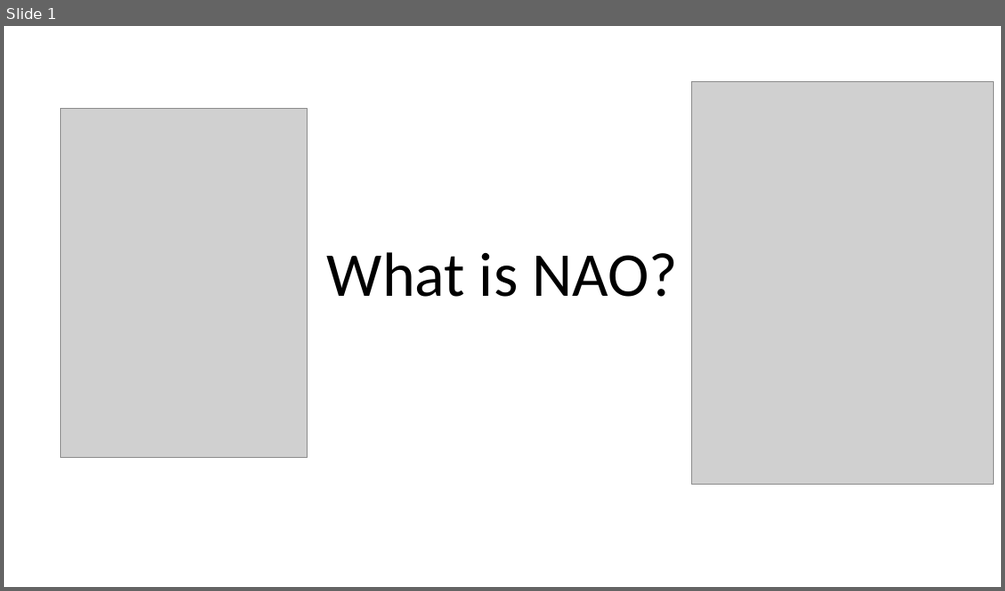
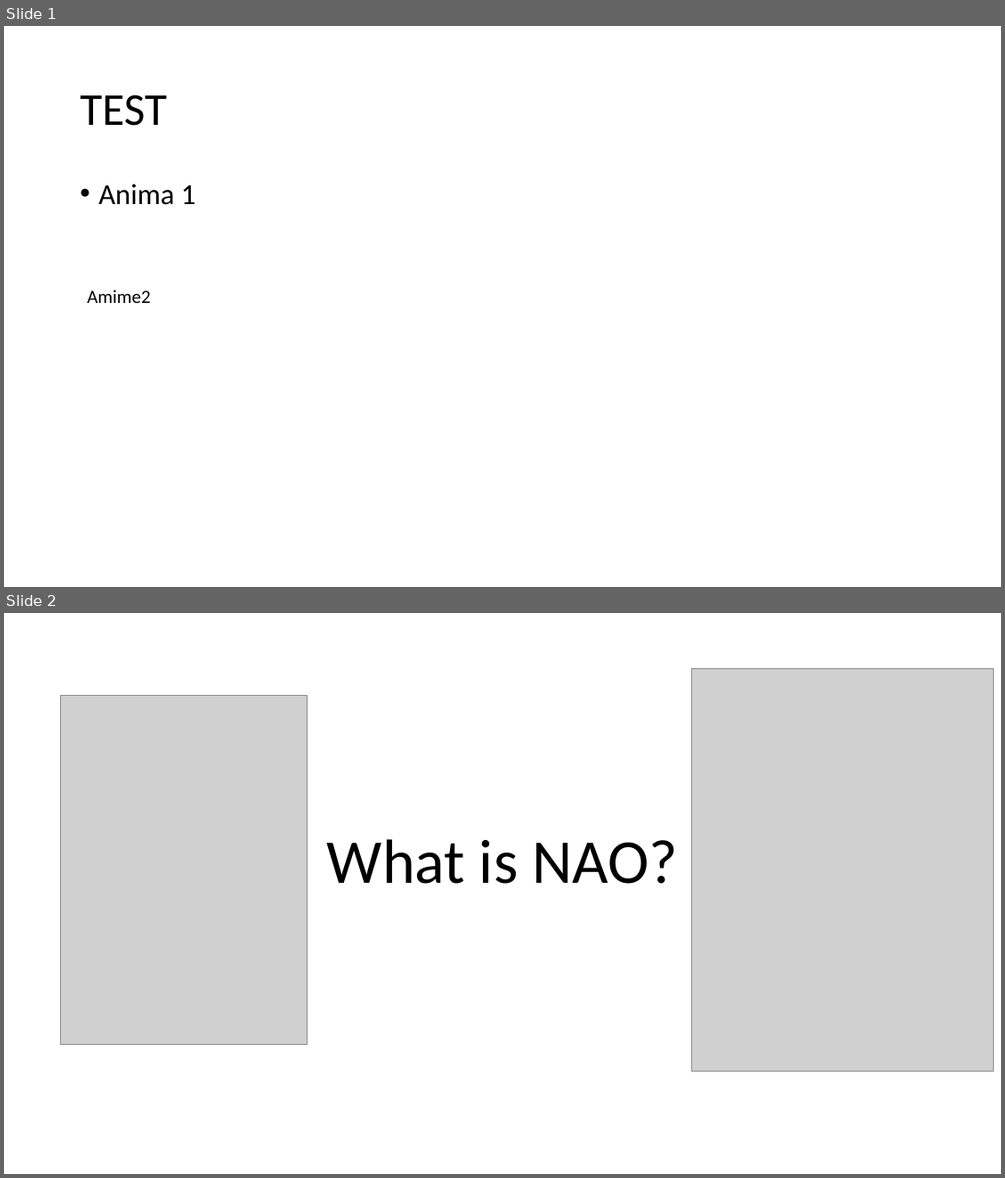
Before and after one commit to drewzxcvbnm/Nao-PPTX, a slide deck: presentations/naoPPTX.pptx. Shown one above the other, each under a label of ours: slide 1 before the commit, slides 1 and 2 after it. The pictures are 1005x591 and 1005x1178 pixels, drawn with LibreOffice and Linux fonts; fonts in the diff are those of the drawing; grey boxes stand for pictures. Boxes give left, top, right and bottom in pixels: in the first picture for what was removed or moved away, otherwise in the second. Text is boxed around its words. In the diff, an @@ line names an element or a change of style, - is before the commit and + after.

```diff
--- a/presentations/naoPPTX.pptx
+++ b/presentations/naoPPTX.pptx
@@ slide 1 added at box(4, 26, 1001, 587), background #FFFFFF @@
@@ title added at box(80, 95, 167, 126), 44 pt, text #000000 @@
+TEST
@@ text added at box(98, 184, 196, 205), 28 pt, text #000000 @@
+• Anima 1
@@ text added at box(87, 289, 151, 303), 18 pt, text #000000 @@
+Amime2
@@ what was slide 1 is now slide 2 @@
```
Also in this commit, not shown: 4 other files.
